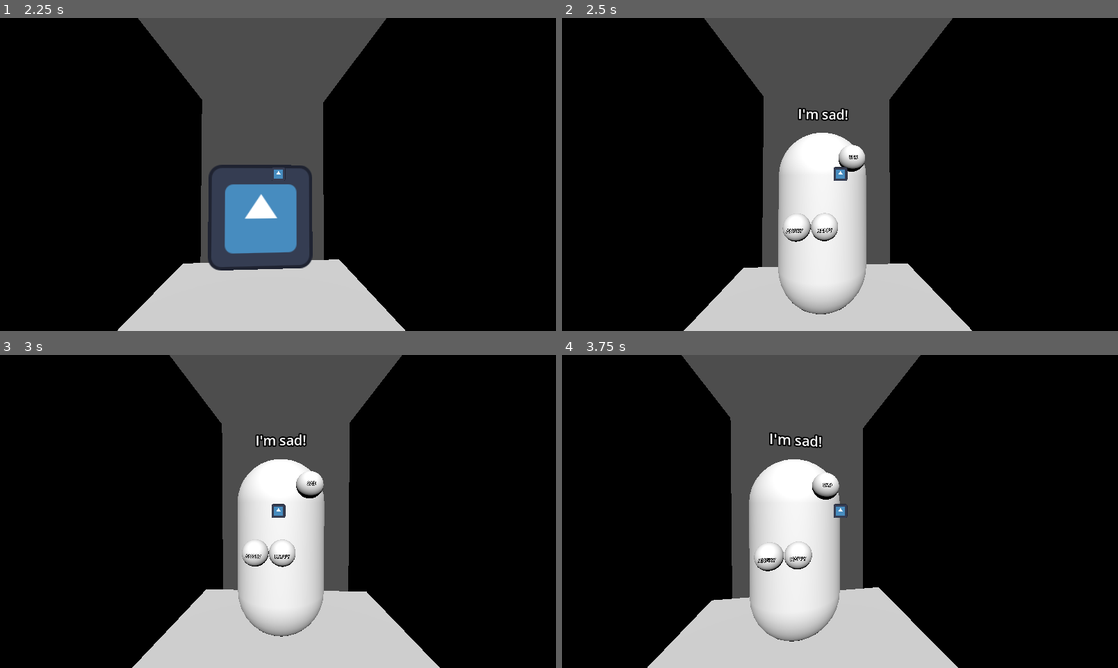
Above: before the commit, frames 1-4 (two rows, left to right).
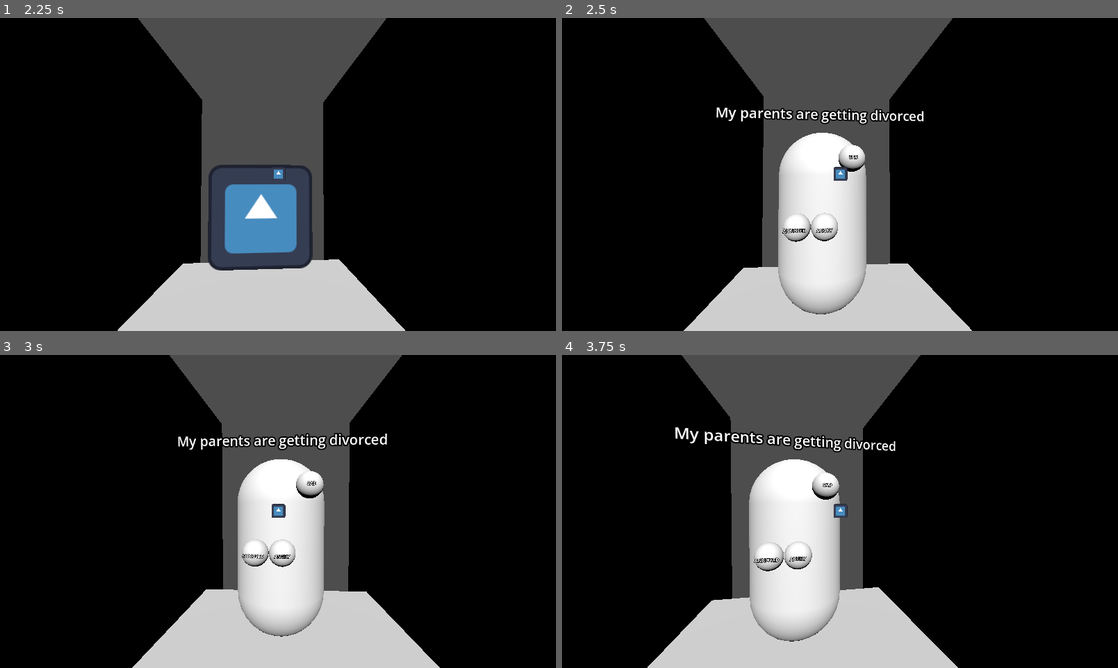
Above: after the commit, the same moments.

Repository: James-Perdue/global-jam26
Game: Godot game, scene res://levels/root_level.tscn
Same seed, same stepped clock (60 frames per second), same inputs: the game is played once before the commit and once after it. The engine's default icon, where the game draws it, is replaced by a stand-in: a white triangle on a blue panel in a dark square.
Inputs (mouse positions are in pixels of both pictures, inside the frame that each line leads up to):
- Up to frame 1 (2.25 s): move the mouse to (305, 174) at 0.52 s; press the mouse at (305, 174) at 0.53 s; hold W (move_forward) from 0.53 s (still down); move the mouse to (250, 174) at 1.27 s; release the mouse at (250, 174) at 1.28 s; click (250, 174) at 1.35 s; move the mouse to (289, 168) at 2.02 s; press the mouse at (289, 168) at 2.03 s
- Up to frame 2 (2.5 s): keep holding W (move_forward)
- Up to frame 3 (3 s): keep holding W (move_forward); tap Enter at 2.75 s; move the mouse to (272, 517) at 2.77 s; release the mouse at (272, 517) at 2.78 s; click (272, 517) at 2.85 s
- Up to frame 4 (3.75 s): keep holding W (move_forward); tap Space at 3.5 s; move the mouse to (878, 514) at 3.52 s; press the mouse at (878, 514) at 3.53 s

Frame 1 is identical in both runs. In frame 2, 0.9% of the frame differs, in the area x 27-66%, y 28-69%; in frame 3, 0.9%; in frame 4, 1.0%, in the area x 20-60%, y 23-67%.

Commit message:
added other emotions and wrong mask

Diff:
--- a/autoload/Enums.gd
+++ b/autoload/Enums.gd
@@ -1,7 +1,9 @@
 extends Node
 
 enum Emotion {
-    HAPPY,
-    SAD,
-    ANGRY,
+	HAPPY,
+	SAD,
+	ANGRY,
+	FEAR,
+	ANNOYED
 }
--- a/autoload/SignalBus.gd
+++ b/autoload/SignalBus.gd
@@ -3,5 +3,6 @@
 
 signal start_encounter(encounter:Encounter)
 signal end_encounter
+signal wrong_mask(mask:Mask)
 
 signal reset_game
--- a/data/emotion_messages.json
+++ b/data/emotion_messages.json
@@ -2,33 +2,53 @@
 	"Messages": [
 		{
 			"audio_key": "happy_1",
-			"message": "I'm happy!",
+			"message": "We just got a new puppy!",
 			"emotions": ["HAPPY"]
 		},
 		{
 			"audio_key": "happy_2",
-			"message": "I'm really happy!",
+			"message": "I'm going to a festival soon isn't that cool!",
 			"emotions": ["HAPPY"]
 		},
 		{
 			"audio_key": "sad_1",
-			"message": "I'm sad!",
+			"message": "My parents are getting divorced",
 			"emotions": ["SAD"]
 		},
 		{
 			"audio_key": "sad_2",
-			"message": "I'm really sad!",
+			"message": "My dad just died.",
 			"emotions": ["SAD"]
 		},
 		{
 			"audio_key": "angry_1",
-			"message": "I'm angry!",
+			"message": "I just got fired from my job last week!",
 			"emotions": ["ANGRY"]
 		},
 		{
 			"audio_key": "angry_2",
-			"message": "I'm really angry!",
+			"message": "That guy just stole my car!",
 			"emotions": ["ANGRY"]
+		},
+		{
+			"audio_key": "fear_1",
+			"message": "Theres a strange guy who is stalking me lately...",
+			"emotions": ["FEAR"]
+		},
+		{
+			"audio_key": "fear_2",
+			"message": "Have you seen my vape?!",
+			"emotions": ["FEAR"]
+		},
+		{
+			"audio_key": "annoyed_1",
+			"message": "The drinks here suck!",
+			"emotions": ["ANNOYED"]
+		},
+		{
+			"audio_key": "annoyed_2",
+			"message": "Dude, they're out of fireball? F%&@!",
+			"emotions": ["ANNOYED"]
 		}
 	]
 }
--- a/enemy/enemy.gd
+++ b/enemy/enemy.gd
@@ -60,6 +60,7 @@
 	# TODO: handle multiple emotions in one message
 	if mask.emotion != emotion_targets[targeting_index].emotions[0]:
 		print("Emotion Incorrect: ", mask.emotion, " Expected: ", emotion_targets[targeting_index])
+		SignalBus.wrong_mask.emit(mask)
 		return
 	print("Emotion Correct: ", mask.emotion)
 	targeting_index += 1
